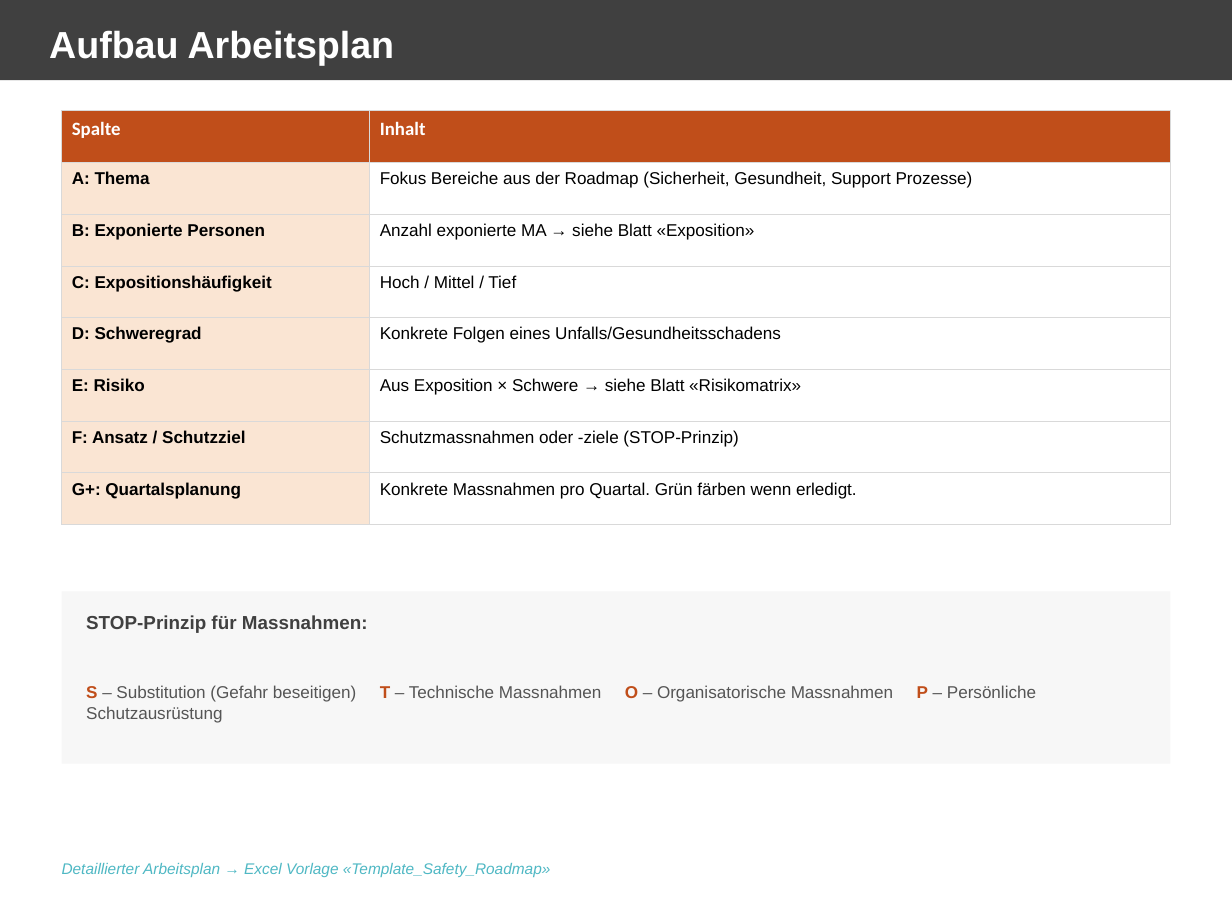
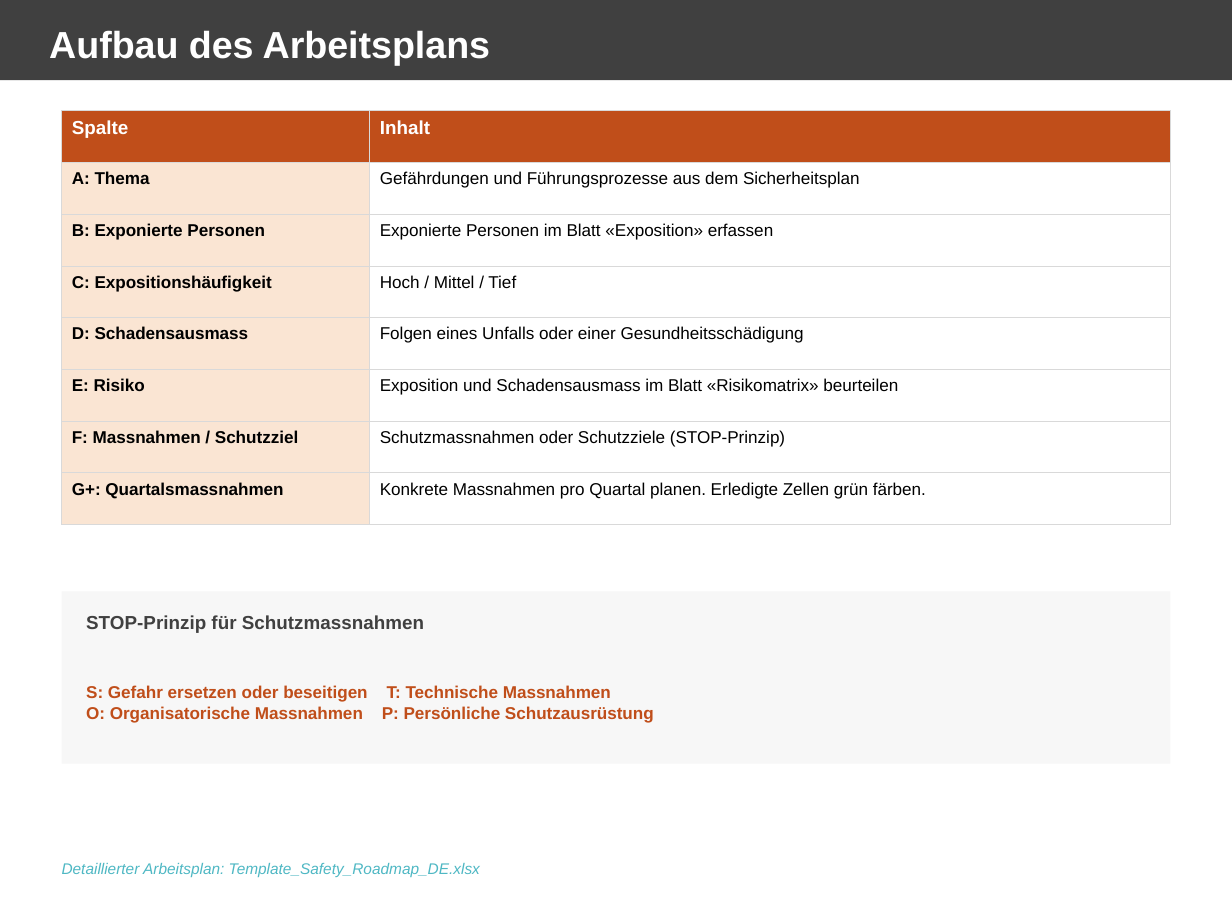
Before and after one commit to odcpw/SafetyTemplates, a slide deck: slide 2 of Template_Safety_Roadmap_DE.pptx. Drawn at 1232x924 pixels with LibreOffice and Linux fonts; fonts in the diff are those of the drawing. Boxes give left, top, right and bottom in pixels: in the first picture for what was removed or moved away, otherwise in the second. Text is boxed around its words. In the diff, an @@ line names an element or a change of style, - is before the commit and + after.

Commit message:
Clean English templates and complete German and French translations

```diff
--- a/Template_Safety_Roadmap_DE.pptx
+++ b/Template_Safety_Roadmap_DE.pptx
@@ text at bbox=[49, 30, 490, 65]: text changed @@
-Aufbau Arbeitsplan
+Aufbau des Arbeitsplans
@@ table at bbox=[62, 111, 1170, 503] @@
-row 2, column 2: Fokus Bereiche aus der Roadmap (Sicherheit, Gesundheit, Support Prozesse)
+row 2, column 2: Gefährdungen und Führungsprozesse aus dem Sicherheitsplan
-row 3, column 2: Anzahl exponierte MA → siehe Blatt «Exposition»
+row 3, column 2: Exponierte Personen im Blatt «Exposition» erfassen
-row 5, column 1: D: Schweregrad
+row 5, column 1: D: Schadensausmass
-row 5, column 2: Konkrete Folgen eines Unfalls/Gesundheitsschadens
+row 5, column 2: Folgen eines Unfalls oder einer Gesundheitsschädigung
-row 6, column 2: Aus Exposition × Schwere → siehe Blatt «Risikomatrix»
+row 6, column 2: Exposition und Schadensausmass im Blatt «Risikomatrix» beurteilen
-row 7, column 1: F: Ansatz / Schutzziel
+row 7, column 1: F: Massnahmen / Schutzziel
-row 7, column 2: Schutzmassnahmen oder -ziele (STOP-Prinzip)
+row 7, column 2: Schutzmassnahmen oder Schutzziele (STOP-Prinzip)
-row 8, column 1: G+: Quartalsplanung
+row 8, column 1: G+: Quartalsmassnahmen
-row 8, column 2: Konkrete Massnahmen pro Quartal. Grün färben wenn erledigt.
+row 8, column 2: Konkrete Massnahmen pro Quartal planen. Erledigte Zellen grün färben.
@@ font Calibri to Arial in "Spalte", "Inhalt" @@
@@ text at bbox=[86, 615, 424, 633]: text changed @@
-STOP-Prinzip für Massnahmen:
+STOP-Prinzip für Schutzmassnahmen
@@ text at bbox=[86, 685, 654, 723]: text changed; text colour #555555 to #C04E1A; bold on @@
-S – Substitution (Gefahr beseitigen) T – Technische Massnahmen O – Organisatorische Massnahmen P – Persönliche Schutzausrüstung
+S: Gefahr ersetzen oder beseitigen T: Technische Massnahmen
+O: Organisatorische Massnahmen P: Persönliche Schutzausrüstung
@@ text at bbox=[62, 863, 480, 877]: text changed @@
-Detaillierter Arbeitsplan → Excel Vorlage «Template_Safety_Roadmap»
+Detaillierter Arbeitsplan: Template_Safety_Roadmap_DE.xlsx
```
Also in this commit, not shown: 1 other slide changed, 15 other files.
